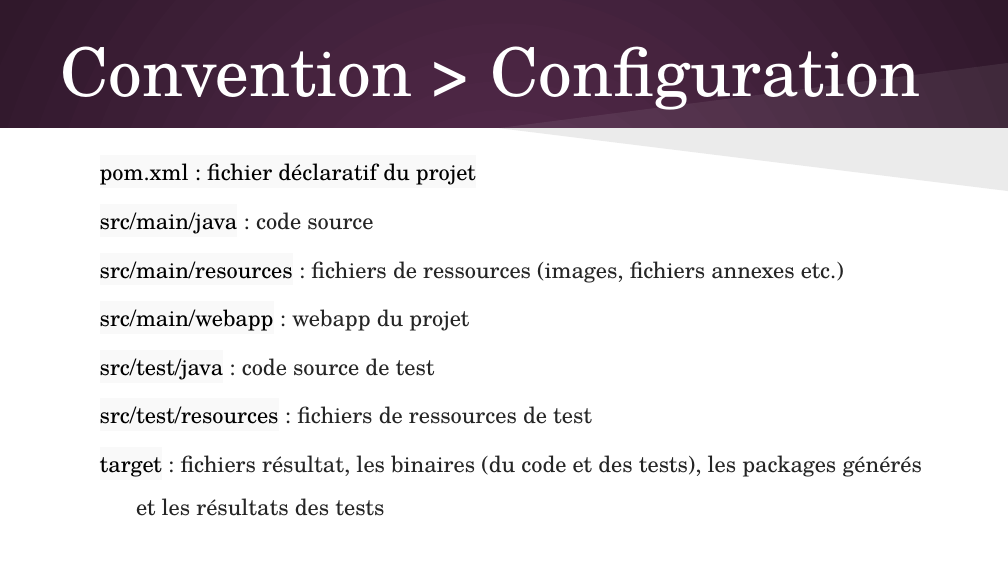
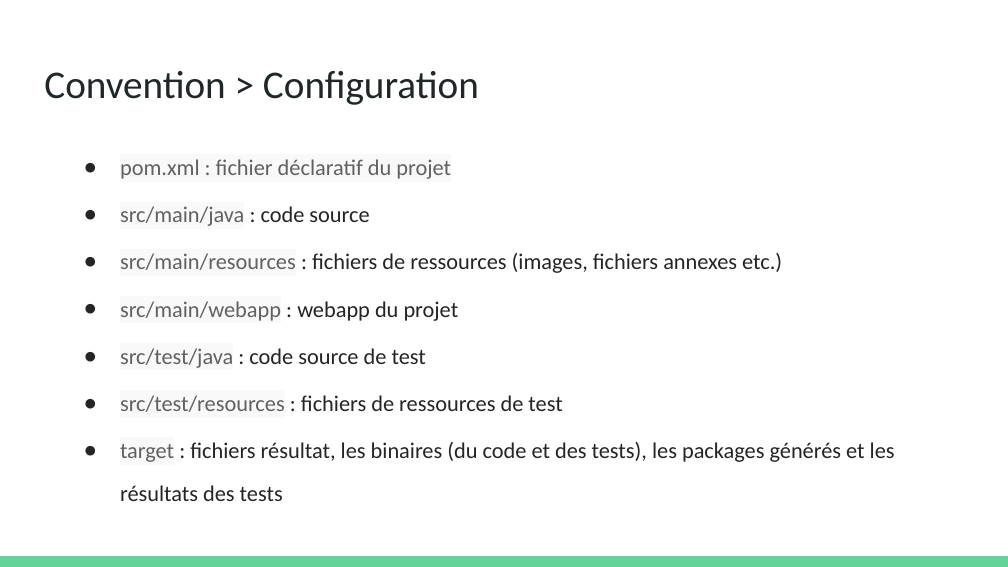
Before and after one commit to olivier-pitton/dant, a slide deck: slide 7 of maven/Cours Maven.pptx. Drawn at 1008x567 pixels with LibreOffice and Linux fonts; fonts in the diff are those of the drawing. Boxes give left, top, right and bottom in pixels: in the first picture for what was removed or moved away, otherwise in the second. Text is boxed around its words. In the diff, an @@ line names an element or a change of style, - is before the commit and + after.

```diff
--- a/maven/Cours Maven.pptx
+++ b/maven/Cours Maven.pptx
@@ background gradient #592D50 to #30182B to #FFFFFF @@
@@ title "Convention > Configuration": place and size @@
-title "Convention > Configuration" at (60,46,920,110)
+title "Convention > Configuration" at (44,71,479,105)
@@ title "Convention > Configuration" at (44,71,479,105): size 48 to 28 pt, font TeX Gyre Schola to Calibri, text colour #FFFFFF to #202729; vertical alignment middle to top @@
@@ freeform shape removed at (499,62,1008,128) @@
@@ rectangle removed at (0,128,1008,566) @@
@@ text "pom.xml : fichier déclaratif du ...": place and size @@
-text "pom.xml : fichier déclaratif du ..." at (100,163,922,516)
+text "pom.xml : fichier déclaratif du ..." at (120,159,895,501)
@@ text "pom.xml : fichier déclaratif du ..." at (120,159,895,501): font TeX Gyre Schola to Calibri; text colour #000000 to #616161 in "pom.xml : fichier déclaratif du projet", "src/main/java", "src/main/resources", "src/main/webapp" and 3 more places; bullet none to ●; less space between paragraphs @@
@@ freeform shape removed at (499,128,1008,191) @@
@@ rectangle added at (0,556,1008,567), fill #63D297 @@
```
Also in this commit, not shown: 13 other slides changed, 1 slide added, 1 other file.
